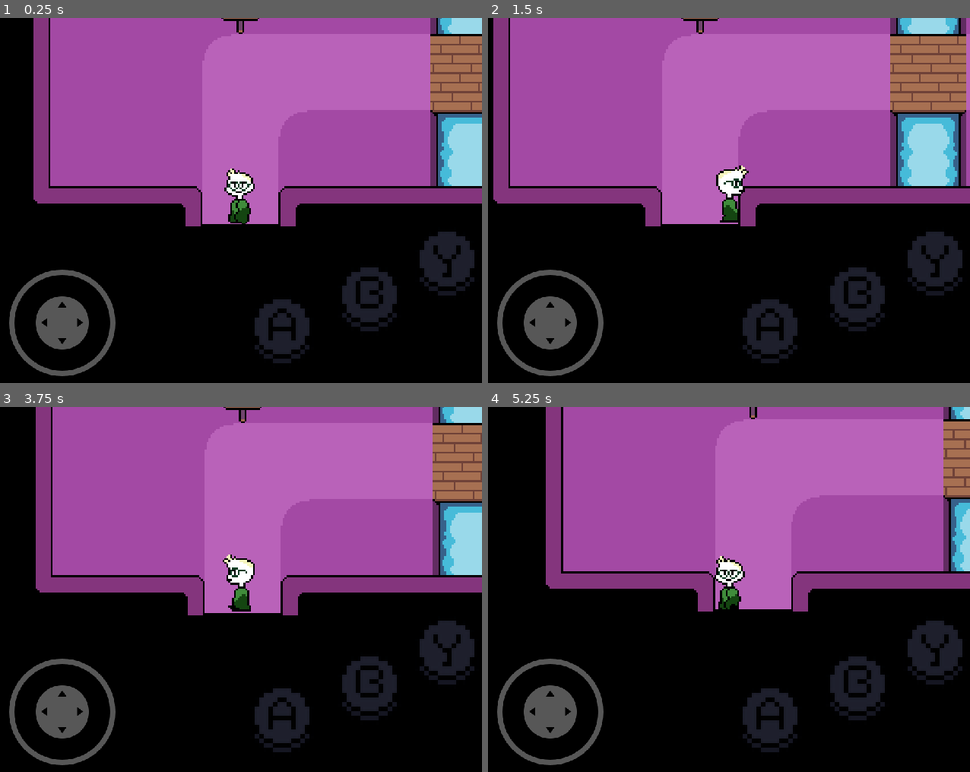
Above: before the commit, frames 1-4 (two rows, left to right).
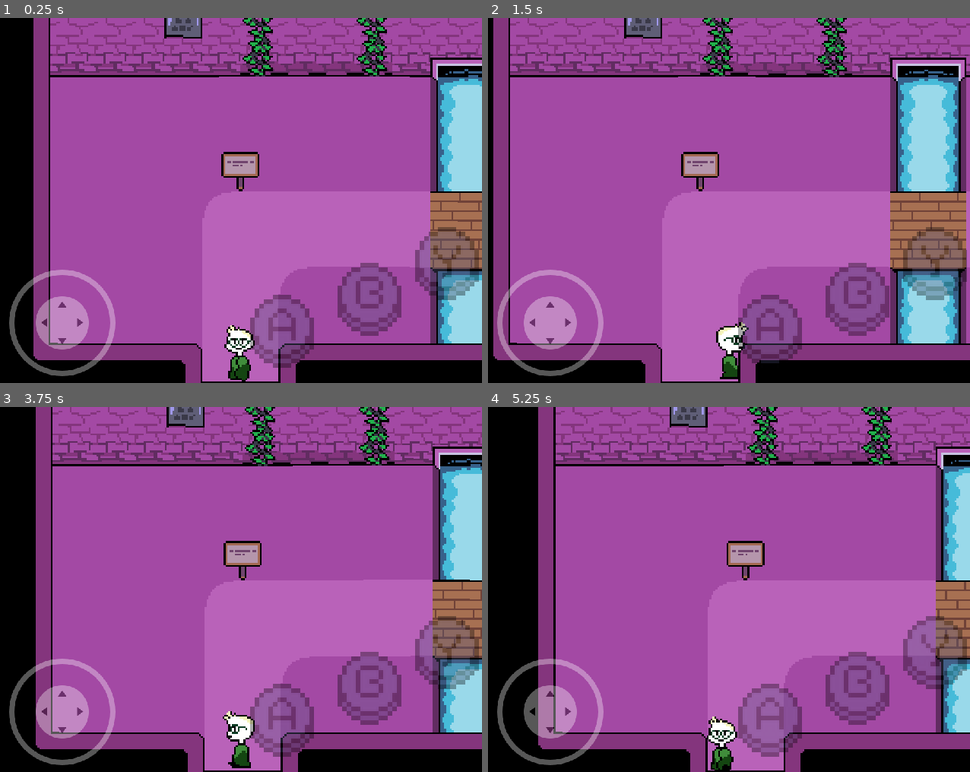
Above: after the commit, the same moments.

Repository: Ivan1-23/morelostale
Game: Godot game, scene res://mapa_ejemplo_2.tscn
Same seed, same stepped clock (60 frames per second), same inputs: the game is played once before the commit and once after it.
Inputs (mouse positions are in pixels of both pictures, inside the frame that each line leads up to):
- Up to frame 1 (0.25 s): no input
- Up to frame 2 (1.5 s): tap Enter (acción) at 0.5 s; move the mouse to (835, 182) at 0.52 s; hold Right (ui_right) 0.53-1.25 s; hold Enter (acción) 0.53-1.25 s; click (835, 182) at 0.67 s; drag from (627, 218) to (921, 28) at 1.27 s
- Up to frame 3 (3.75 s): tap Space at 2 s; move the mouse to (289, 509) at 2.02 s; hold Right (ui_right) 2.03-2.75 s; hold Enter (acción) 2.03-2.75 s; drag from (212, 662) to (91, 534) at 2.77 s; tap Enter (acción) at 3.5 s; move the mouse to (385, 644) at 3.52 s; hold Left (ui_left) from 3.53 s (still down); hold Enter (acción) from 3.53 s (still down)
- Up to frame 4 (5.25 s): release Left (ui_left) at 4.25 s; release Enter (acción) at 4.25 s; drag from (579, 534) to (651, 498) at 4.27 s; tap Space at 5 s; move the mouse to (753, 589) at 5.02 s; hold Down (ui_down) from 5.03 s (still down); hold Enter (acción) from 5.03 s (still down); click (753, 589) at 5.17 s

The runs differ from the first frame. In frame 1, 63% of the frame differs, in the area x 6-100%, y 0-100%; in frame 2, 67%, in the area x 1-100%, y 0-100%; in frame 3, 63%; in frame 4, 63%.

Commit message:
v 1.1.6.2

Diff:
--- /dev/null
+++ b/mapa_ejemplo_2.gd
@@ -0,0 +1,9 @@
+extends Node2D
+
+@onready var camera = $Node2D/player/CollisionShape2D/Camera2D
+
+func _ready():
+	camera.limit_left = -265
+	camera.limit_top = -66
+	camera.limit_bottom = 164
+	camera.limit_right = 468
--- a/mapa_ejemplo_2.tscn
+++ b/mapa_ejemplo_2.tscn
@@ -1,11 +1,13 @@
 [gd_scene format=3 uid="uid://dayhvxyoy8u1u"]
 
+[ext_resource type="Script" uid="uid://dghhe4s2gs8lr" path="res://mapa_ejemplo_2.gd" id="1_r3vdj"]
 [ext_resource type="Texture2D" uid="uid://b1y0wsjlrhhq6" path="res://sprites/example.png" id="1_s0m5t"]
 [ext_resource type="Texture2D" uid="uid://di7x0n3aagnef" path="res://sprites/Sprite10.png" id="2_nk6g5"]
 [ext_resource type="PackedScene" uid="uid://m7a4j1a14a3s" path="res://player.tscn" id="3_r3vdj"]
 [ext_resource type="PackedScene" uid="uid://dsexmuqal45mo" path="res://zona_camera.tscn" id="4_nk6g5"]
 
 [node name="mapa ejemplo 2" type="Node2D" unique_id=701696987]
+script = ExtResource("1_r3vdj")
 
 [node name="mapa" type="Node2D" parent="." unique_id=1668685004]
 
@@ -40,4 +42,5 @@
 position = Vector2(-256, 53)
 
 [node name="ZonaCamera" parent="." unique_id=294356047 instance=ExtResource("4_nk6g5")]
+visible = false
 position = Vector2(-10, 60)
--- a/menu.gd
+++ b/menu.gd
@@ -198,42 +198,50 @@
 	if screen_loaded == ScreenLoaded.OBJECTO:
 		selected_option2 = 0
 		select_arrow.position = Vector2(176, -70 + (selected_option2 % 8 * 30))
-
+		select_arrow.position = Vector2(176 + (selected_option3 % 3) * 105,184)
+		screen_loaded = ScreenLoaded.OBJETO2
 func _on_boton_item_2_pressed():
 	if screen_loaded == ScreenLoaded.OBJECTO:
 		selected_option2 = 1
 		select_arrow.position = Vector2(176, -70 + (selected_option2 % 8 * 30))
-
+		select_arrow.position = Vector2(176 + (selected_option3 % 3) * 105,184)
+		screen_loaded = ScreenLoaded.OBJETO2
 func _on_boton_item_3_pressed() -> void:
 	if screen_loaded == ScreenLoaded.OBJECTO:
 		selected_option2 = 2
 		select_arrow.position = Vector2(176, -70 + (selected_option2 % 8 * 30))
-
+		select_arrow.position = Vector2(176 + (selected_option3 % 3) * 105,184)
+		screen_loaded = ScreenLoaded.OBJETO2
 func _on_boton_item_4_pressed() -> void:
 	if screen_loaded == ScreenLoaded.OBJECTO:
 		selected_option2 = 3
 		select_arrow.position = Vector2(176, -70 + (selected_option2 % 8 * 30))
-
+		select_arrow.position = Vector2(176 + (selected_option3 % 3) * 105,184)
+		screen_loaded = ScreenLoaded.OBJETO2
 func _on_boton_item_5_pressed() -> void:
 	if screen_loaded == ScreenLoaded.OBJECTO:
 		selected_option2 = 4
 		select_arrow.position = Vector2(176, -70 + (selected_option2 % 8 * 30))
-
+		select_arrow.position = Vector2(176 + (selected_option3 % 3) * 105,184)
+		screen_loaded = ScreenLoaded.OBJETO2
 func _on_boton_item_6_pressed() -> void:
 	if screen_loaded == ScreenLoaded.OBJECTO:
 		selected_option2 = 5
 		select_arrow.position = Vector2(176, -70 + (selected_option2 % 8 * 30))
-
+		select_arrow.position = Vector2(176 + (selected_option3 % 3) * 105,184)
+		screen_loaded = ScreenLoaded.OBJETO2
 func _on_boton_item_7_pressed() -> void:
 	if screen_loaded == ScreenLoaded.OBJECTO:
 		selected_option2 = 6
 		select_arrow.position = Vector2(176, -70 + (selected_option2 % 8 * 30))
-
+		select_arrow.position = Vector2(176 + (selected_option3 % 3) * 105,184)
+		screen_loaded = ScreenLoaded.OBJETO2
 func _on_boton_item_8_pressed() -> void:
 	if screen_loaded == ScreenLoaded.OBJECTO:
 		selected_option2 = 7
 		select_arrow.position = Vector2(176, -70 + (selected_option2 % 8 * 30))
-
+		select_arrow.position = Vector2(176 + (selected_option3 % 3) * 105,184)
+		screen_loaded = ScreenLoaded.OBJETO2
 func _on_boton_usar_pressed():
 	if screen_loaded == ScreenLoaded.OBJETO2:
 		selected_option3 = 0
--- a/player.tscn
+++ b/player.tscn
@@ -328,5 +328,9 @@
 
 [node name="Camera2D" type="Camera2D" parent="CollisionShape2D" unique_id=1823459010]
 zoom = Vector2(2.5, 2.5)
+limit_left = -200
+limit_top = -200
+limit_right = 200
+limit_bottom = 200
 
 [node name="menu" parent="." unique_id=166901061 instance=ExtResource("3_hqtel")]
Not shown, added: mapa_ejemplo_2.gd.uid
